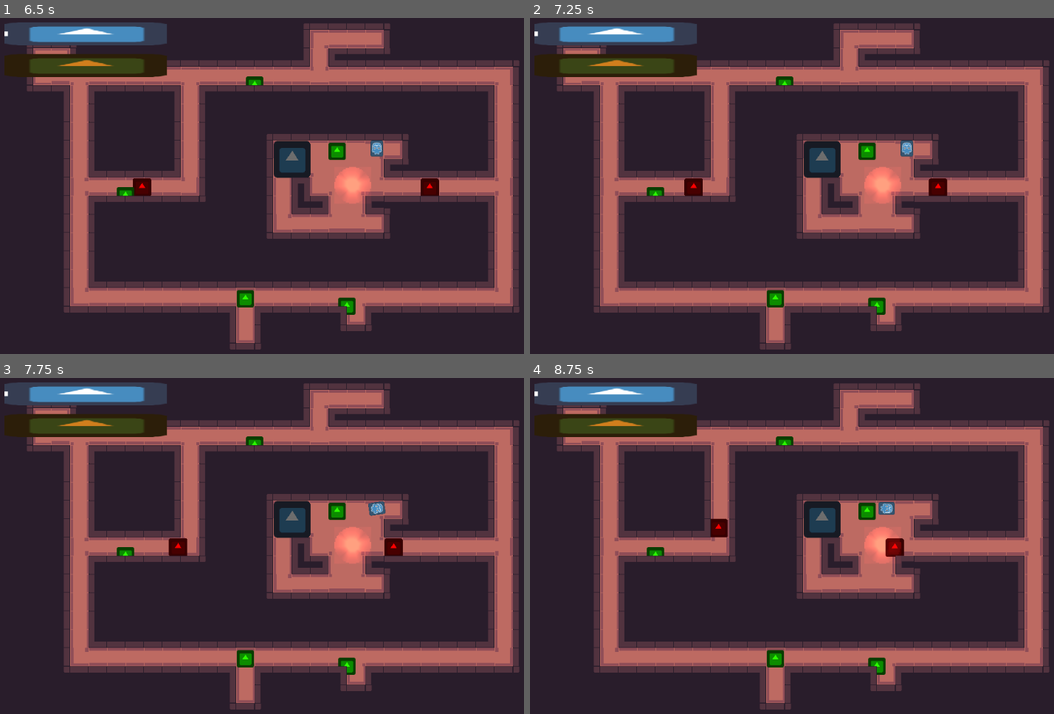
Above: before the commit, frames 1-4 (two rows, left to right).
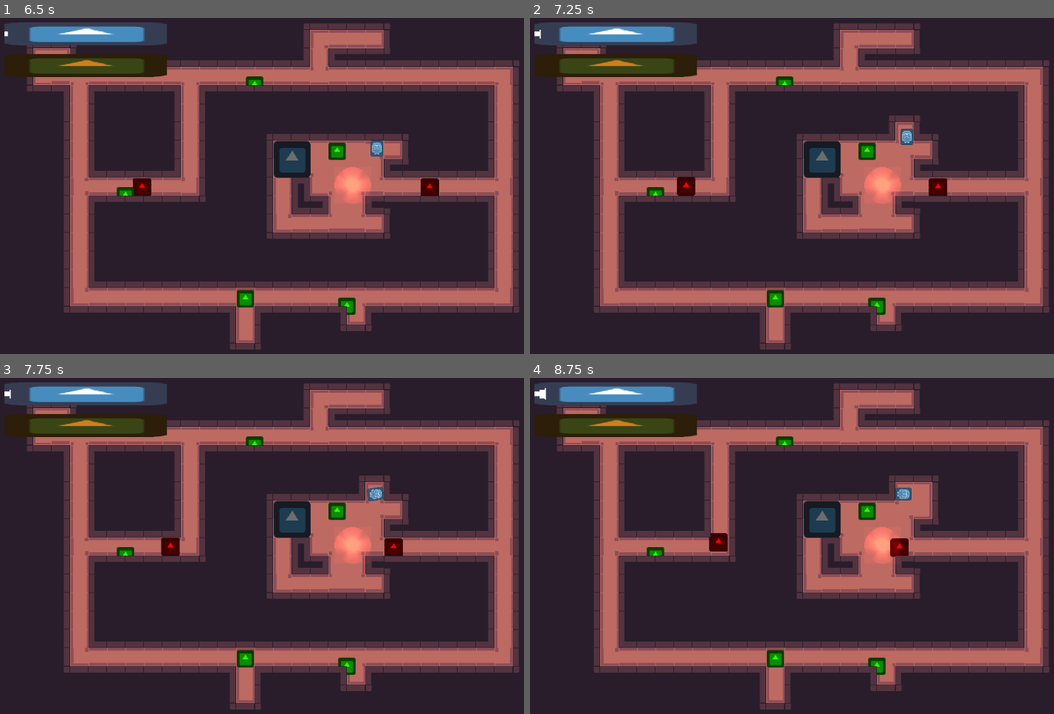
Above: after the commit, the same moments.

Repository: LaTu-Jams/LD54
Game: Godot game, scene res://scenes/Main.tscn
The game is run twice, just before and just after one commit, with the same random seed, the same clock (stepped at 60 frames per second) and the same inputs. The engine's default icon, where the game draws it, is replaced by a stand-in: a white triangle on a blue panel in a dark square.
Inputs:
- Up to frame 1 (6.5 s): hold D (turn_right) 0.53-1.28 s; hold Space (Mine) 0.53-1.28 s; hold S (move_backward) 1.28-2.03 s; tap Space (Mine) every 1.5 s from 1.35 to 5.85 s; hold D (turn_right) 2.03-2.78 s; hold Space (Mine) 2.03-2.78 s; hold W (move_forward) 2.78-3.53 s; hold Space (Mine) 3.53-4.28 s; hold A (turn_left) 3.53-5.03 s; hold S (move_backward) 5.03-5.78 s; hold Space (Mine) 5.03-5.78 s; hold D (turn_right) from 5.78 s (still down)
- Up to frame 2 (7.25 s): release D (turn_right) at 6.53 s; hold W (move_forward) from 6.53 s (still down); hold Space (Mine) from 6.53 s (still down)
- Up to frame 3 (7.75 s): release W (move_forward) at 7.28 s; release Space (Mine) at 7.28 s; hold D (turn_right) from 7.28 s (still down); tap Space (Mine) at 7.35 s
- Up to frame 4 (8.75 s): release D (turn_right) at 8.03 s; hold S (move_backward) from 8.03 s (still down); hold Space (Mine) from 8.03 s (still down)

Frame 1 is identical in both runs. In frame 2, 0.7% of the frame differs, in the area x 1-79%, y 3-53%; in frame 3, 0.7%; in frame 4, 1.3%, in the area x 1-79%, y 2-54%.

Commit message:
fixed mineral and wall mining

Diff:
--- a/scenes/Level.tscn
+++ b/scenes/Level.tscn
@@ -22,7 +22,7 @@
 format = 1
 tile_data = PoolIntArray( 65553, 1, 1, 65554, 1, 196610, 65555, 1, 196610, 65556, 1, 196611, 131089, 1, 65536, 196612,  …(2136 unchanged characters)…
 
-[node name="Ground" type="TileMap" parent="EnemyNavigation"]
+[node name="Ground" type="TileMap" parent="EnemyNavigation" groups=["ground"]]
 z_index = 5
 tile_set = ExtResource( 1 )
 cell_size = Vector2( 32, 32 )
--- a/scripts/Player.gd
+++ b/scripts/Player.gd
@@ -32,13 +32,13 @@
 	if ray_cast_2d.get_collider():
 		#print(ray_cast_2d.get_collider())
 		if ray_cast_2d.get_collider().is_in_group("mineral"):
-			return true
 			#print("mining mineral")
 			#current_temperature += 0.5
 			if ray_cast_2d.get_collider().mining():
 				_mineral_amount += 1
+			return true
 		elif ray_cast_2d.get_collider().is_in_group("ground"):
-			#print("hit ground")
+			print("hit ground")
 			yield(get_tree().create_timer(0.5),"timeout")
 			var direction = self.global_position.direction_to(ray_cast_2d.get_collision_point())
 			get_tree().current_scene.remove_ground(ray_cast_2d.get_collision_point()+direction)
